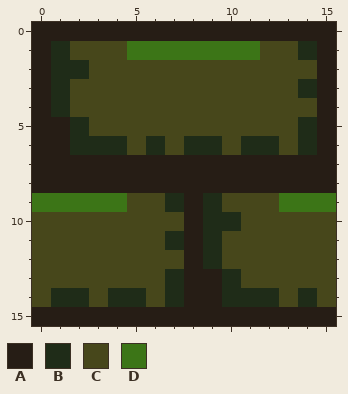
One commit to this pixel-art sprite: projeto/assets/parede-placeholder.png. Above, as it was before the edit.
The file is 16x16 pixels.
Palette (. is transparent): A #261d15  B #1f2c18  C #47471b  D #3c7517
Pixels before, first column x 0:
 0 AAAAAAAAAAAAAAAA
 1 ABCCCDDDDDDDCCBA
 2 ABBCCCCCCCCCCCCA
 3 ABCCCCCCCCCCCCBA
 4 ABCCCCCCCCCCCCCA
 5 AABCCCCCCCCCCCBA
 6 AABBBCBCBBCBBCBA
 7 AAAAAAAAAAAAAAAA
 8 AAAAAAAAAAAAAAAA
 9 DDDDDCCBABCCCDDD
10 CCCCCCCCABBCCCCC
11 CCCCCCCBABCCCCCC
12 CCCCCCCCABCCCCCC
13 CCCCCCCBAABCCCCC
14 CBBCBBCBAABBBCBC
15 AAAAAAAAAAAAAAAA
The result:
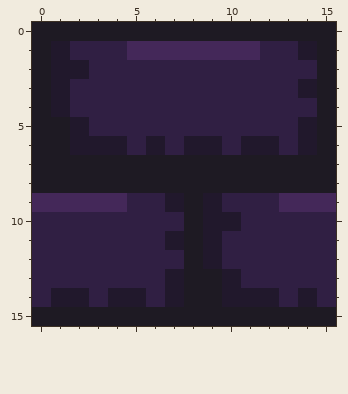
Author's note on the commit: Mudei os assets das paredes e do chão que marcus fez
Changes in this commit:
colour A: #261d15 -> #1e1a23
colour B: #1f2c18 -> #21182c
colour C: #47471b -> #301f43
colour D: #3c7517 -> #442859
Boxes around the changes in both pictures, in picture pixels (x1, y1, x2, y2):
changed: (32, 22, 336, 326)
